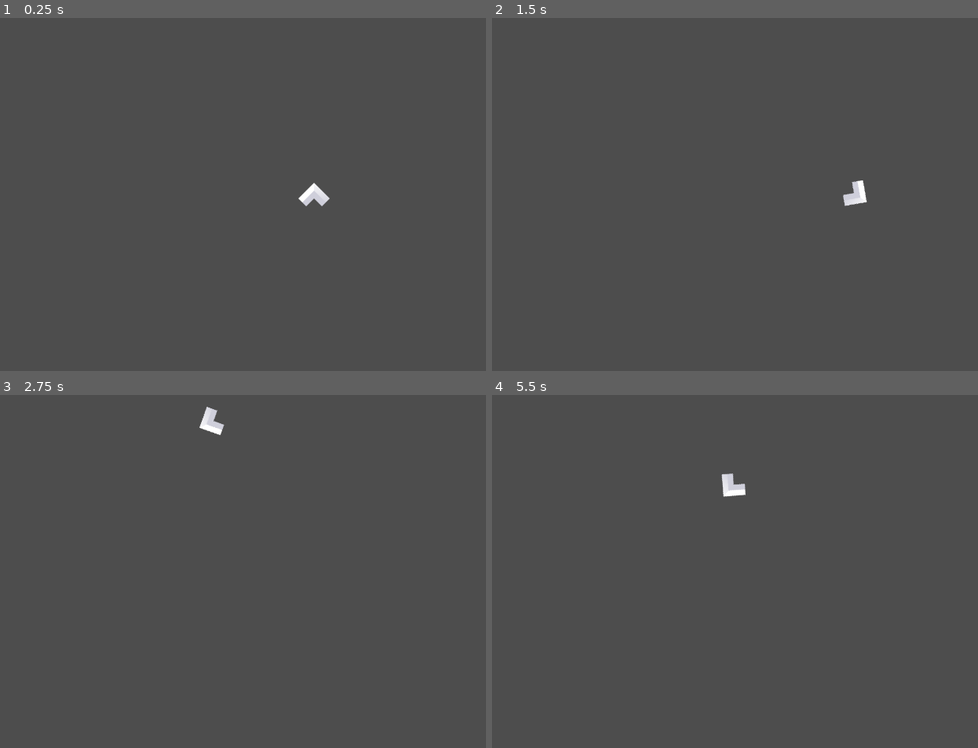
Above: before the commit, frames 1-4 (two rows, left to right).
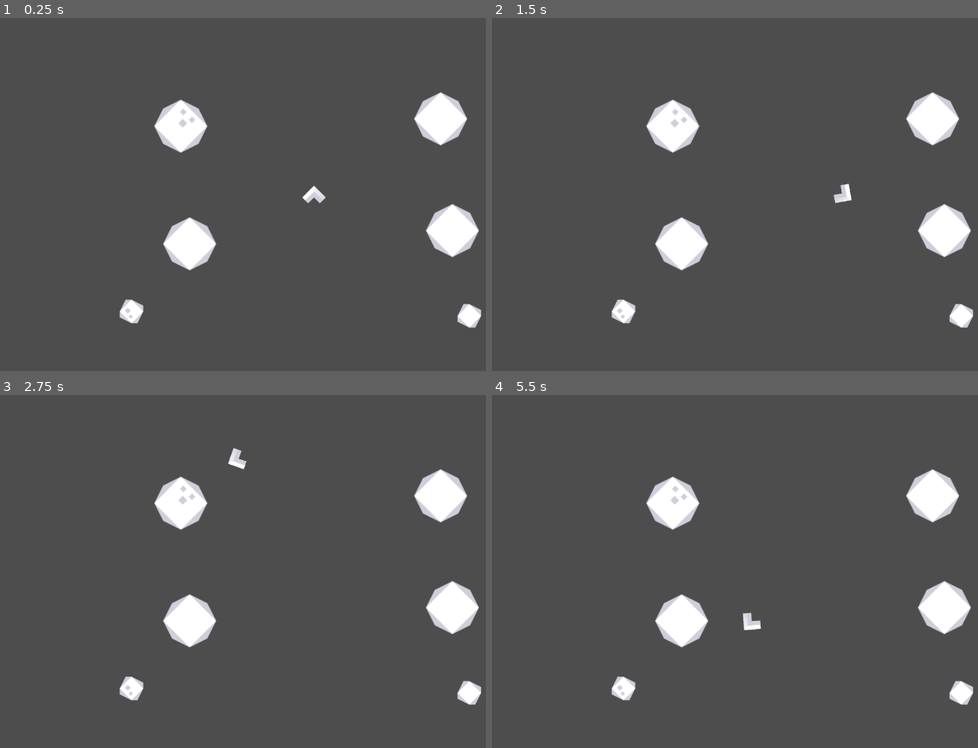
Above: after the commit, the same moments.

Repository: cdhumphreys/asteroids-godot
Game: Godot game, scene res://scenes/game.tscn
Same seed, same stepped clock (60 frames per second), same inputs: the game is played once before the commit and once after it.
Inputs:
- Up to frame 1 (0.25 s): no input
- Up to frame 2 (1.5 s): tap Enter at 0.5 s; hold A (rotate_anticlockwise) 0.53-1.28 s; hold S (thrust_backward) from 0.53 s (still down); tap D (rotate_clockwise) at 1.35 s
- Up to frame 3 (2.75 s): keep holding S (thrust_backward); hold A (rotate_anticlockwise) from 2.03 s (still down)
- Up to frame 4 (5.5 s): keep holding S (thrust_backward); release A (rotate_anticlockwise) at 2.78 s; tap D (rotate_clockwise) at 2.85, 4.35 s; hold A (rotate_anticlockwise) 3.53-4.28 s; hold A (rotate_anticlockwise) from 5.03 s (still down)

The runs differ from the first frame. In frame 1, 5.1% of the frame differs, in the area x 24-100%, y 20-88%; in frame 2, 5.3%; in frame 3, 5.4%; in frame 4, 5.4%.

Commit message:
adding large and small asteroids

Diff:
--- a/project.godot
+++ b/project.godot
@@ -47,6 +47,13 @@
 ]
 }
 
+[layer_names]
+
+2d_physics/layer_1="Player"
+2d_physics/layer_2="Asteroids"
+2d_physics/layer_3="Enemies"
+2d_physics/layer_4="World Bounds"
+
 [rendering]
 
 renderer/rendering_method="mobile"
--- /dev/null
+++ b/scenes/asteroid_large.gd
@@ -0,0 +1,29 @@
+extends RigidBody2D
+
+class_name AsteroidLarge
+
+var sprites: Array[String] = [
+	"res://assets/meteor_detailedLarge.png",
+	"res://assets/meteor_large.png",
+	"res://assets/meteor_squareDetailedLarge.png",
+	"res://assets/meteor_squareLarge.png"
+]
+
+@onready var sprite = $Sprite2D;
+
+# Called when the node enters the scene tree for the first time.
+func _ready() -> void:
+	hide()
+
+	# Pick one of the asteroid PNGs
+	sprite.texture = load(sprites.pick_random())
+
+	show()
+
+# Called every frame. 'delta' is the elapsed time since the previous frame.
+func _process(delta: float) -> void:
+	pass
+
+
+func _on_visible_on_screen_notifier_2d_screen_exited() -> void:
+	queue_free()
--- /dev/null
+++ b/scenes/asteroid_large.tscn
@@ -0,0 +1,27 @@
+[gd_scene load_steps=4 format=3 uid="uid://bsvo2iinxbobr"]
+
+[ext_resource type="Script" uid="uid://b7kc22x08evsh" path="res://scenes/asteroid_large.gd" id="1_8xjg5"]
+[ext_resource type="Texture2D" uid="uid://cmu811soniauc" path="res://assets/meteor_detailedLarge.png" id="2_dotge"]
+
+[sub_resource type="CircleShape2D" id="CircleShape2D_akfqu"]
+radius = 31.0
+
+[node name="AsteroidLarge" type="RigidBody2D"]
+collision_layer = 2
+collision_mask = 3
+mass = 55.0
+gravity_scale = 0.0
+inertia = 51.0
+script = ExtResource("1_8xjg5")
+metadata/_edit_group_ = true
+
+[node name="Sprite2D" type="Sprite2D" parent="."]
+scale = Vector2(0.75, 0.75)
+texture = ExtResource("2_dotge")
+
+[node name="CollisionShape2D" type="CollisionShape2D" parent="."]
+shape = SubResource("CircleShape2D_akfqu")
+
+[node name="VisibleOnScreenNotifier2D" type="VisibleOnScreenNotifier2D" parent="."]
+
+[connection signal="screen_exited" from="VisibleOnScreenNotifier2D" to="." method="_on_visible_on_screen_notifier_2d_screen_exited"]
--- /dev/null
+++ b/scenes/asteroid_small.gd
@@ -0,0 +1,30 @@
+extends RigidBody2D
+
+class_name AsteroidSmall
+
+var sprites: Array[String] = [
+	"res://assets/meteor_detailedSmall.png",
+	"res://assets/meteor_small.png",
+	"res://assets/meteor_squareDetailedSmall.png",
+	"res://assets/meteor_squareSmall.png",
+
+]
+
+@onready var sprite = $Sprite2D;
+
+# Called when the node enters the scene tree for the first time.
+func _ready() -> void:
+	hide()
+
+	# Pick one of the asteroid PNGs
+	sprite.texture = load(sprites.pick_random())
+
+	show()
+
+# Called every frame. 'delta' is the elapsed time since the previous frame.
+func _process(delta: float) -> void:
+	pass
+
+
+func _on_visible_on_screen_notifier_2d_screen_exited() -> void:
+	queue_free()
--- /dev/null
+++ b/scenes/asteroid_small.tscn
@@ -0,0 +1,27 @@
+[gd_scene load_steps=4 format=3 uid="uid://d2wu417yj1a2e"]
+
+[ext_resource type="Script" uid="uid://dbyqau7wg45hp" path="res://scenes/asteroid_small.gd" id="1_sufu7"]
+[ext_resource type="Texture2D" uid="uid://cpk1tge6gwllt" path="res://assets/meteor_detailedSmall.png" id="2_sufu7"]
+
+[sub_resource type="CircleShape2D" id="CircleShape2D_akfqu"]
+radius = 15.0
+
+[node name="AsteroidSmall" type="RigidBody2D"]
+collision_layer = 2
+collision_mask = 3
+mass = 55.0
+gravity_scale = 0.0
+inertia = 51.0
+script = ExtResource("1_sufu7")
+metadata/_edit_group_ = true
+
+[node name="Sprite2D" type="Sprite2D" parent="."]
+scale = Vector2(0.5, 0.5)
+texture = ExtResource("2_sufu7")
+
+[node name="CollisionShape2D" type="CollisionShape2D" parent="."]
+shape = SubResource("CircleShape2D_akfqu")
+
+[node name="VisibleOnScreenNotifier2D" type="VisibleOnScreenNotifier2D" parent="."]
+
+[connection signal="screen_exited" from="VisibleOnScreenNotifier2D" to="." method="_on_visible_on_screen_notifier_2d_screen_exited"]
--- a/scenes/game.gd
+++ b/scenes/game.gd
@@ -22,25 +22,36 @@
 	var sizes = body_collision_shape.shape.get_rect().size
 	return sizes
 
-func _on_left_edge_body_entered(body: PhysicsBody2D):
+# Handle player going off screen
+func _on_left_edge_body_entered(body):
+	if body is not PhysicsBody2D:
+		return
+
 	var sizes = get_size_from_body(body)
 	if sizes != Vector2.ZERO:
 		body.global_position.x = rightEdge.position.x - sizes.x
 
 
-func _on_right_edge_body_entered(body: PhysicsBody2D):
+func _on_right_edge_body_entered(body):
+	if body is not PhysicsBody2D:
+		return
 	var sizes = get_size_from_body(body)
 	if sizes != Vector2.ZERO:
 		body.global_position.x = leftEdge.position.x + sizes.x
 
 
 func _on_top_edge_body_entered(body):
+	if body is not PhysicsBody2D:
+		return
+
 	var sizes = get_size_from_body(body)
 	if sizes != Vector2.ZERO:
 		body.global_position.y = bottomEdge.position.y - sizes.y
 
 
-func _on_bottom_edge_body_entered(body: Node2D) -> void:
+func _on_bottom_edge_body_entered(body):
+	if body is not PhysicsBody2D:
+		return
 	var sizes = get_size_from_body(body)
 	if sizes != Vector2.ZERO:
 		body.global_position.y = topEdge.position.y + sizes.y
--- a/scenes/game.tscn
+++ b/scenes/game.tscn
@@ -1,58 +1,67 @@
-[gd_scene load_steps=5 format=3 uid="uid://b344cqbdcqbhy"]
+[gd_scene load_steps=6 format=3 uid="uid://b344cqbdcqbhy"]
 
 [ext_resource type="Script" uid="uid://b8hbcrnmmaeco" path="res://scenes/game.gd" id="1_lnu2h"]
 [ext_resource type="PackedScene" uid="uid://nklf1vrn55rc" path="res://scenes/player.tscn" id="1_uwrxv"]
-[ext_resource type="Script" uid="uid://7gk5uweie87s" path="res://scenes/player.gd" id="2_yqjtg"]
+[ext_resource type="PackedScene" uid="uid://d2wu417yj1a2e" path="res://scenes/asteroid_small.tscn" id="4_iywne"]
+[ext_resource type="PackedScene" uid="uid://bsvo2iinxbobr" path="res://scenes/asteroid_large.tscn" id="4_lbhrr"]
 
-[sub_resource type="WorldBoundaryShape2D" id="WorldBoundaryShape2D_yqjtg"]
+[sub_resource type="WorldBoundaryShape2D" id="WorldBoundaryShape2D_lnu2h"]
 
 [node name="Game" type="Node2D"]
 script = ExtResource("1_lnu2h")
 
 [node name="Player" parent="." instance=ExtResource("1_uwrxv")]
-script = ExtResource("2_yqjtg")
+collision_mask = 5
 
 [node name="Camera2D" type="Camera2D" parent="."]
-zoom = Vector2(2, 2)
+zoom = Vector2(1.5, 1.5)
+
+[node name="AsteroidLarge" parent="." instance=ExtResource("4_lbhrr")]
+position = Vector2(-181, -93)
+
+[node name="AsteroidLarge2" parent="." instance=ExtResource("4_lbhrr")]
+position = Vector2(172, -103)
+
+[node name="AsteroidLarge3" parent="." instance=ExtResource("4_lbhrr")]
+position = Vector2(-169, 67)
+
+[node name="AsteroidLarge4" parent="." instance=ExtResource("4_lbhrr")]
+position = Vector2(188, 49)
+
+[node name="TopEdge" type="Area2D" parent="."]
+position = Vector2(0, -288)
+rotation = -3.1415927
+
+[node name="CollisionShape2D" type="CollisionShape2D" parent="TopEdge"]
+shape = SubResource("WorldBoundaryShape2D_lnu2h")
+
+[node name="RightEdge" type="Area2D" parent="."]
+position = Vector2(475, 0)
+rotation = -7.853982
+
+[node name="CollisionShape2D" type="CollisionShape2D" parent="RightEdge"]
+shape = SubResource("WorldBoundaryShape2D_lnu2h")
+
+[node name="BottomEdge" type="Area2D" parent="."]
+position = Vector2(0, 296)
+
+[node name="CollisionShape2D" type="CollisionShape2D" parent="BottomEdge"]
+shape = SubResource("WorldBoundaryShape2D_lnu2h")
 
 [node name="LeftEdge" type="Area2D" parent="."]
-position = Vector2(-354, -1)
-metadata/_edit_group_ = true
+position = Vector2(-472, 0)
+rotation = 1.5707964
 
-[node name="LeftEdgeColider" type="CollisionShape2D" parent="LeftEdge"]
-rotation = 1.5707964
-shape = SubResource("WorldBoundaryShape2D_yqjtg")
-debug_color = Color(0, 0.78039217, 0.9137255, 0.58431375)
+[node name="CollisionShape2D" type="CollisionShape2D" parent="LeftEdge"]
+shape = SubResource("WorldBoundaryShape2D_lnu2h")
 
-[node name="TopEdge" type="Area2D" parent="."]
-position = Vector2(-3, -215)
-rotation = 1.5707964
-metadata/_edit_group_ = true
+[node name="AsteroidSmall" parent="." instance=ExtResource("4_iywne")]
+position = Vector2(-248, 159)
 
-[node name="TopEdgeColider" type="CollisionShape2D" parent="TopEdge"]
-rotation = 1.5707964
-shape = SubResource("WorldBoundaryShape2D_yqjtg")
-debug_color = Color(0, 0.78039217, 0.9137255, 0.58431375)
+[node name="AsteroidSmall2" parent="." instance=ExtResource("4_iywne")]
+position = Vector2(211, 165)
 
-[node name="RightEdge" type="Area2D" parent="."]
-position = Vector2(358, -6)
-metadata/_edit_group_ = true
-
-[node name="RightEdgeCollider" type="CollisionShape2D" parent="RightEdge"]
-rotation = 4.712389
-shape = SubResource("WorldBoundaryShape2D_yqjtg")
-debug_color = Color(0, 0.78039217, 0.9137255, 0.58431375)
-
-[node name="BottomEdge" type="Area2D" parent="."]
-position = Vector2(3, 213)
-rotation = -1.5707964
-
-[node name="BottomEdgeColider" type="CollisionShape2D" parent="BottomEdge"]
-rotation = 1.5707964
-shape = SubResource("WorldBoundaryShape2D_yqjtg")
-debug_color = Color(0, 0.78039217, 0.9137255, 0.58431375)
-
-[connection signal="body_entered" from="LeftEdge" to="." method="_on_left_edge_body_entered"]
 [connection signal="body_entered" from="TopEdge" to="." method="_on_top_edge_body_entered"]
 [connection signal="body_entered" from="RightEdge" to="." method="_on_right_edge_body_entered"]
 [connection signal="body_entered" from="BottomEdge" to="." method="_on_bottom_edge_body_entered"]
+[connection signal="body_entered" from="LeftEdge" to="." method="_on_left_edge_body_entered"]
--- a/scenes/player.gd
+++ b/scenes/player.gd
@@ -1,9 +1,12 @@
 extends CharacterBody2D
+
+class_name Player
 
 const MAX_SPEED = 300
 const ACCELERATION = 5.0
 const ROTATION_SPEED = 0.1
 var speed = 0;
+
 
 func _physics_process(delta):
 	if Input.is_action_pressed("thrust_forward"):
--- a/scenes/player.tscn
+++ b/scenes/player.tscn
@@ -1,12 +1,15 @@
-[gd_scene load_steps=3 format=3 uid="uid://nklf1vrn55rc"]
+[gd_scene load_steps=4 format=3 uid="uid://nklf1vrn55rc"]
 
 [ext_resource type="Texture2D" uid="uid://crdjmlvcqk21d" path="res://assets/ship_A.png" id="1_4flbx"]
+[ext_resource type="Script" uid="uid://7gk5uweie87s" path="res://scenes/player.gd" id="1_g2els"]
 
 [sub_resource type="CapsuleShape2D" id="CapsuleShape2D_onrkg"]
 radius = 6.0
 height = 20.0
 
 [node name="Player" type="CharacterBody2D"]
+collision_mask = 15
+script = ExtResource("1_g2els")
 
 [node name="ShipA" type="Sprite2D" parent="."]
 texture_filter = 1
Not shown, added: scenes/asteroid_large.gd.uid
Not shown, added: scenes/asteroid_small.gd.uid
Not shown, added: .editorconfig
Not shown, added: .gitattributes
